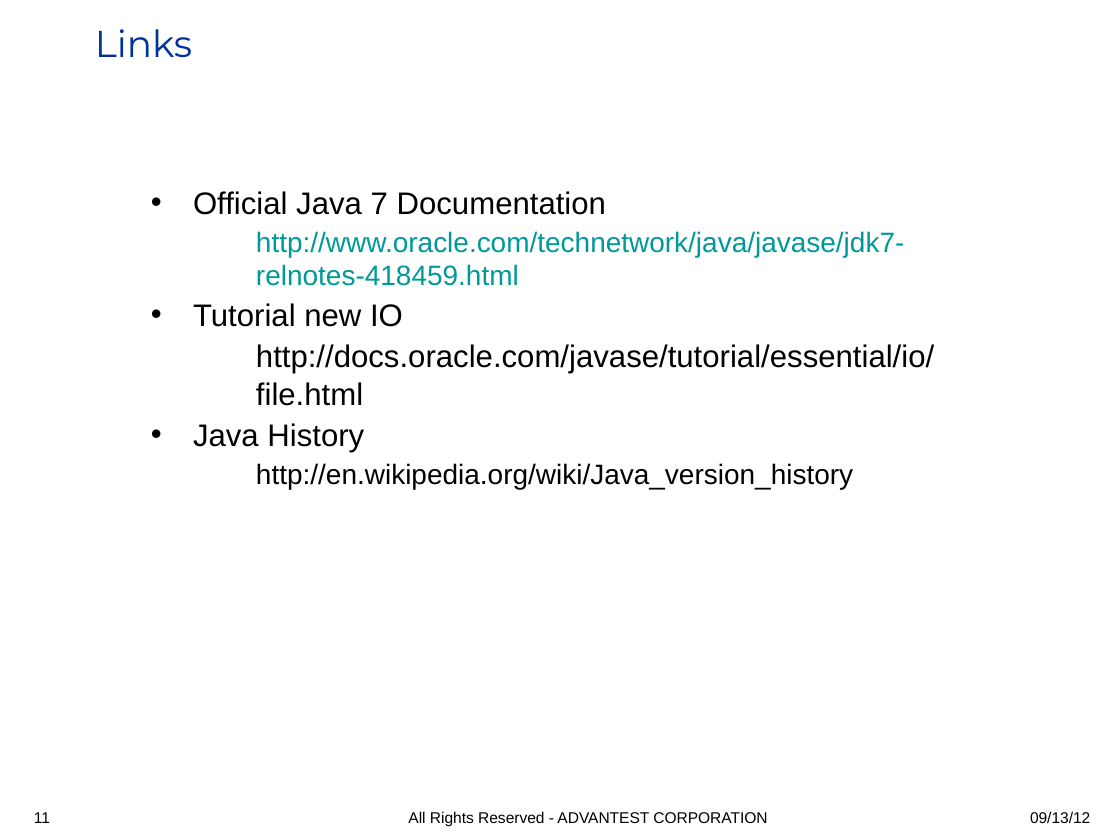
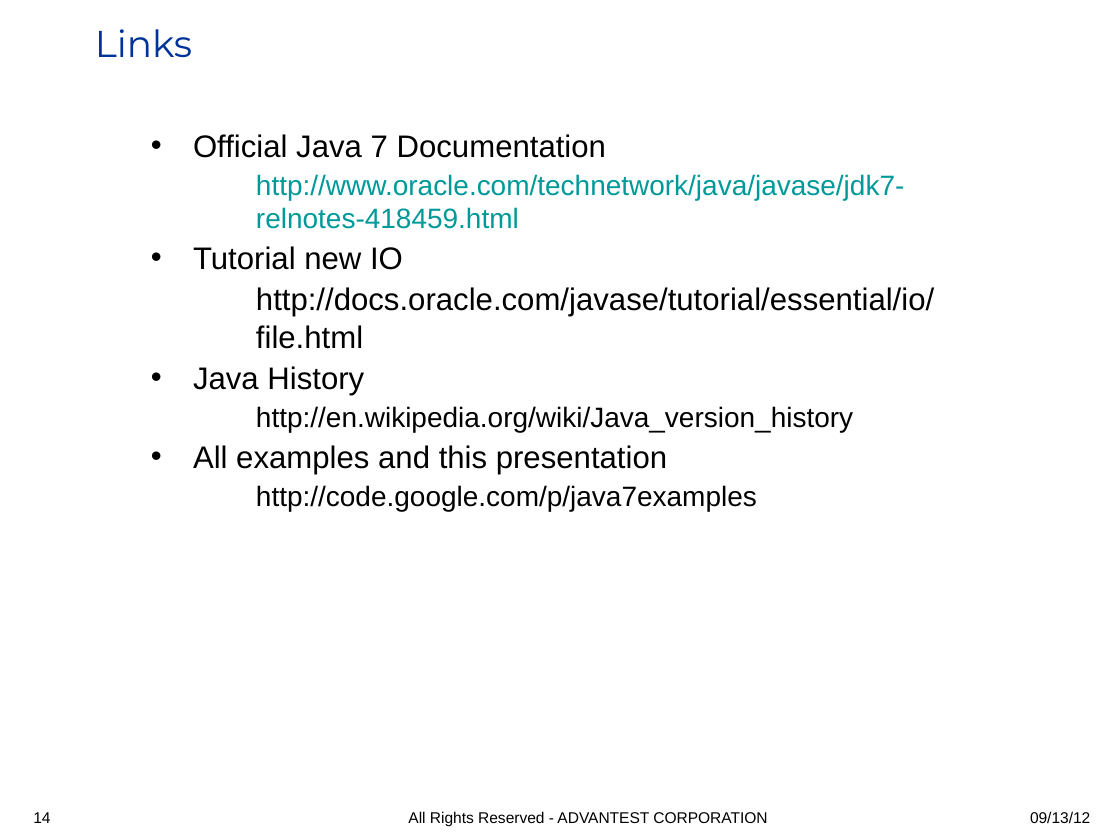
Before and after one commit to iloveeclipse/java7examples, a slide deck: slide 14 of doc/Java7_highlights.ppt (slide 11 before the commit). Drawn at 1120x840 pixels with LibreOffice and Linux fonts; fonts in the diff are those of the drawing; background and template pictures are left out. Boxes give left, top, right and bottom in pixels: in the first picture for what was removed or moved away, otherwise in the second. Text is boxed around its words. In the diff, an @@ line names an element or a change of style, - is before the commit and + after.

```diff
--- a/doc/Java7_highlights.ppt
+++ b/doc/Java7_highlights.ppt
@@ text "Official Java 7 Documentation" moved from (x1=193, y1=191, x2=934, y2=489) to (x1=193, y1=134, x2=934, y2=511) @@
@@ text at (x1=193, y1=445, x2=757, y2=511): paragraphs added @@
+• All examples and this presentation
+    http://code.google.com/p/java7examples
@@ page number at (x1=33, y1=812, x2=50, y2=823): text changed @@
-11
+14
```
Also in this commit, not shown: 8 other slides changed, 4 slides added, 1 slide removed, 1 other file.
